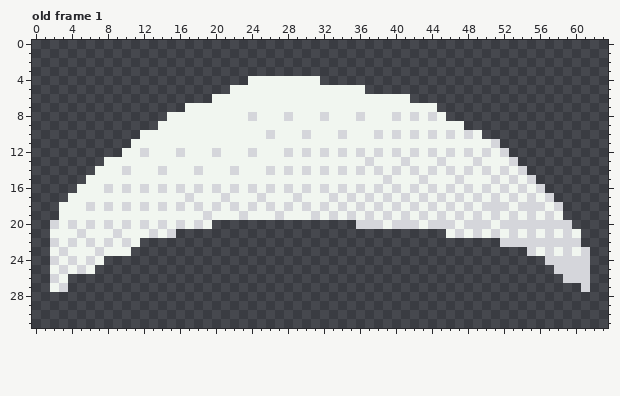
File history of a pixel-art file, The Rule/Assets/Art/swipe.aseprite. The picture above is the old version.
64x32 pixels, 1 frame. Shown: old frame 1. The commit also changed other frames, which this record leaves out.
Once edited:
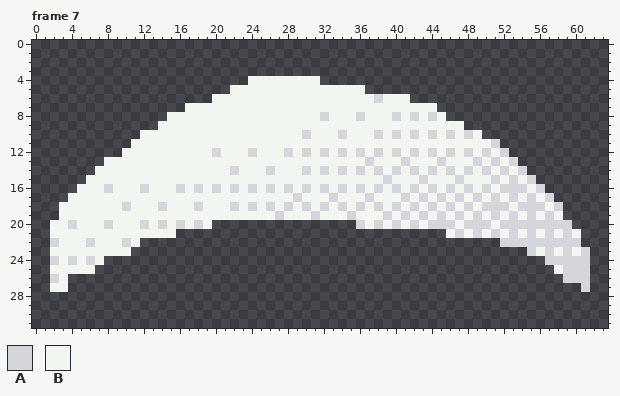
Palette (. is transparent): A #d5d6db  B #f1f6f0
A new or re-ordered frame is compared with the old frame closest to it.
Log entry: Sword Swipe Added a Sword Swipe animation to all melee attacks.
Change:
frames 1 -> 13
--- frame 7 is new; against old frame 1
@@ x 0..63 @@
  5 ......................BBBBBBBBBBBBBBB...........................
- 6 ....................BBBBBBBBBBBBBBBBBBBBBB......................
+ 6 ....................BBBBBBBBBBBBBBBBBBABBB......................
  7 .................BBBBBBBBBBBBBBBBBBBBBBBBBBBB...................
- 8 ...............BBBBBBBBBABBBABBBABBBABBBABABAB..................
+ 8 ...............BBBBBBBBBBBBBBBBBABBBABBBABABAB..................
  9 ..............BBBBBBBBBBBBBBBBBBBBBBBBBBBBBBBBBB................
-10 ............BBBBBBBBBBBBBBABBBABBBABBBABABABABABAB..............
+10 ............BBBBBBBBBBBBBBBBBBABBBABBBABABABABABAB..............
 11 ...........BBBBBBBBBBBBBBBBBBBBBBBBBBBBBBBBBBBBBBBBA............
-12 ..........BBABBBABBBABBBABBBABABABABABABABABABABABABA...........
-13 ........BBBBBBBBBBBBBBBBBBBBBBBBBBBBBABBBABBBABBBABBBA..........
-14 .......BBBABBBABBBABBBABBBABABABABABABABABABABABABABABA.........
+12 ..........BBBBBBBBBBABBBABBBABABABABABABABABABABABABA...........
+13 ........BBBBBBBBBBBBBBBBBBBBBBBBBBBBBABBBABBBABBBABABA..........
+14 .......BBBBBBBBBBBBBBBABBBABBBABABABABABABABABABABABABA.........
 15 ......BBBBBBBBBBBBBBBBBBBBBBBBBBBBBBBBBABBBABBBABBBABABA........
-16 .....BBBABABABABABABABABABABABABABABABABABABABABABABABABA.......
-17 ....BBBBBBBBBBBBBABBBABBBABBBABBBABABABABABABABABABABABABA......
-18 ...BBBABABABABABABABABABABABABABABABABABABABABABABAAABAAABA.....
-19 ...BBBBBBBBBBBBBBBBABBBABBBABBBABABABABABABABABABABABABABAB.....
-20 ..ABABABABABABABABAB................AAABAAABAAABAAABAAAAAAAA....
-21 ..BBBABBBABBBABA..............................BABABABABABABAB...
-22 ..ABABABABAB........................................AAAAAAAAA...
-23 ..BABBBABBB............................................ABABABA..
+16 .....BBBABBBABBBABABABABABABABABABABABABABABABABABABAAABA.......
+17 ....BBBBBBBBBBBBBBBBBBBBBBBBBABBBABBBABBBABABABABABABABABA......
+18 ...BBBBBBBABBBABBBABBBABABABABABABABABABABABABABABAAABAAABA.....
+19 ...BBBBBBBBBBBBBBBBBBBBBBBBABBBABBBABBBABABABABABABABABABAB.....
+20 ..BBABBBABBBABABABAB................ABABABABAAABAAABAAAAAAAA....
+21 ..BBBBBBBBBBBBBB..............................BABABABABABABAB...
+22 ..ABBBABBBAB........................................AAAAAAAAA...
+23 ..BBBBBBBBB............................................ABABABA..
 24 ..ABABAB.................................................AAAAA..
-25 ..BABAB...................................................AAAA..
+25 ..BBBBB...................................................BAAA..
 26 ..AB.......................................................AAA..
-27 ..BA.........................................................A..
+27 ..BB.........................................................A..
 28 ................................................................
